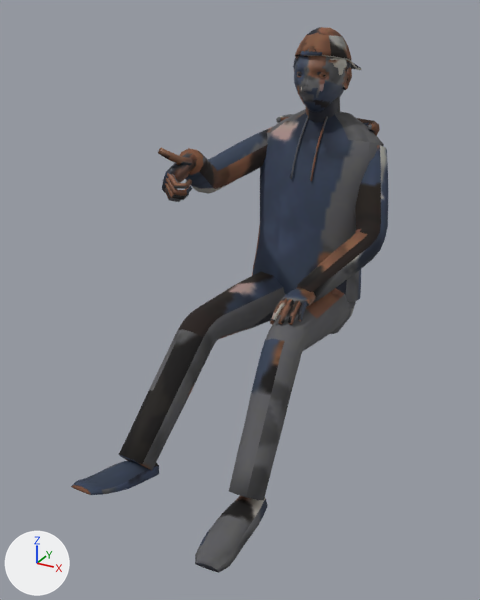
What one commit did to the glTF model assets/models/hafiz_seated.glb.
Rendered twice from a 50 mm lens placed at (0.786, -1.85, 0.862), pointed at (-0.009, -0.403, 0.139). The lights are fixed; the arrows at lower left show +X, +Y and +Z. The picture after the commit comes second. Vertices at exactly the same position are counted once.

Names of what the first picture shows: 'Hafiz', 'Head'.
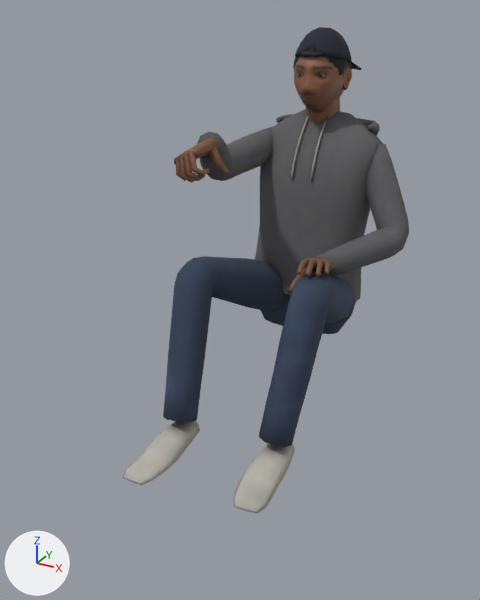
Changed parts and their boxes [x1, y1, x2, y2] in the pictures (480 x 600 px; the box of a moved part takes in the faces that stretch with it):
'Hafiz', reshaped (10% narrower, 13% shorter)
    before: [71, 97, 388, 573]
    after: [123, 97, 409, 513]
part 1 of me_hafiz, moved or reshaped
    before: [195, 496, 267, 573]
    after: [233, 443, 295, 513]
part 2 of me_hafiz, moved or reshaped
    before: [162, 152, 197, 193]
    after: [174, 137, 220, 165]
part 3 of me_hafiz, moved or reshaped
    before: [167, 173, 192, 189]
    after: [188, 152, 210, 176]
part 4 of me_hafiz, moved or reshaped
    before: [166, 178, 192, 196]
    after: [184, 155, 205, 181]
part 5 of me_hafiz, moved or reshaped
    before: [164, 183, 189, 200]
    after: [179, 157, 195, 183]
part 6 of me_hafiz, moved or reshaped
    before: [164, 188, 181, 202]
    after: [176, 160, 185, 181]
part 7 of me_hafiz, moved or reshaped
    before: [280, 288, 316, 308]
    after: [304, 258, 333, 273]
part 8 of me_hafiz, moved or reshaped
    before: [271, 298, 288, 321]
    after: [297, 259, 310, 275]
part 9 of me_hafiz, moved or reshaped
    before: [278, 299, 295, 325]
    after: [306, 259, 317, 277]
part 10 of me_hafiz, moved or reshaped
    before: [288, 301, 301, 325]
    after: [316, 260, 324, 277]
part 11 of me_hafiz, moved or reshaped
    before: [298, 302, 307, 322]
    after: [325, 261, 330, 275]
part 12 of me_hafiz, moved or reshaped
    before: [270, 307, 284, 325]
    after: [288, 267, 313, 293]
part 13 of me_hafiz, moved or reshaped
    before: [71, 145, 388, 501]
    after: [123, 144, 409, 485]
part 14 of me_hafiz, moved or reshaped
    before: [158, 127, 272, 194]
    after: [197, 127, 273, 181]
part 15 of me_hafiz, surface changed
    before: [71, 97, 388, 573]
    after: [123, 97, 409, 513]
part 16 of me_head, surface changed
    both: [293, 27, 362, 112]

Patch to the scene script:
```diff
--- a/assets/models/hafiz_seated.glb.py
+++ b/assets/models/hafiz_seated.glb.py
@@ me_hafiz @@
-me_hafiz.from_pydata(...)  # 1789 vertices, 3430 faces; spans x -0.298..0.265, y -0.948..0.248, z -0.331..0.672
+me_hafiz.from_pydata(...)  # 1789 vertices, 3430 faces; spans x -0.238..0.323, y -0.765..0.248, z -0.262..0.672
+# me_hafiz part 1: the loose piece of 112 vertices spanning x 0.105..0.21, y -0.887..-0.61, z -0.331..-0.282 is multiplied about its middle by the matrix ((0.992, -0.037, 0.004), (0.038, 0.988, -0.092), (0.0, 0.092, 0.989)), then moved by (0.005, 0.164, 0.057)
+# me_hafiz part 2: the loose piece of 34 vertices spanning x -0.198..-0.137, y -0.501..-0.382, z 0.427..0.523 is multiplied about its middle by the matrix ((0.858, -0.129, 0.497), (0.059, 0.986, 0.153), (-0.51, -0.102, 0.854)), then moved by (0.072, -0.025, 0.063)
+# me_hafiz part 3: the loose piece of 21 vertices spanning x -0.167..-0.103, y -0.517..-0.474, z 0.453..0.491 is multiplied about its middle by the matrix ((0.858, -0.129, 0.497), (0.059, 0.986, 0.153), (-0.51, -0.102, 0.854)), then moved by (0.073, -0.022, 0.052)
+# me_hafiz part 4: the loose piece of 21 vertices spanning x -0.176..-0.11, y -0.511..-0.464, z 0.432..0.477 is multiplied about its middle by the matrix ((0.858, -0.129, 0.497), (0.059, 0.986, 0.153), (-0.51, -0.102, 0.854)), then moved by (0.065, -0.026, 0.058)
+# me_hafiz part 5: the loose piece of 21 vertices spanning x -0.185..-0.127, y -0.502..-0.456, z 0.416..0.461 is multiplied about its middle by the matrix ((0.858, -0.129, 0.497), (0.059, 0.986, 0.153), (-0.51, -0.102, 0.854)), then moved by (0.057, -0.029, 0.066)
+# me_hafiz part 6: the loose piece of 21 vertices spanning x -0.193..-0.148, y -0.491..-0.453, z 0.407..0.447 is multiplied about its middle by the matrix ((0.858, -0.129, 0.497), (0.059, 0.986, 0.153), (-0.51, -0.102, 0.854)), then moved by (0.053, -0.032, 0.074)
+# me_hafiz part 7: the loose piece of 34 vertices spanning x 0.075..0.161, y -0.338..-0.23, z 0.1..0.144 is multiplied about its middle by the matrix ((0.986, -0.14, -0.086), (0.16, 0.934, 0.319), (0.035, -0.329, 0.944)), then moved by (0.037, 0.032, 0.094)
+# me_hafiz part 8: the loose piece of 21 vertices spanning x 0.085..0.103, y -0.411..-0.329, z 0.099..0.141 is multiplied about its middle by the matrix ((0.986, -0.14, -0.086), (0.16, 0.934, 0.319), (0.035, -0.329, 0.944)), then moved by (0.05, 0.033, 0.122)
+# me_hafiz part 9: the loose piece of 21 vertices spanning x 0.103..0.124, y -0.415..-0.327, z 0.096..0.141 is multiplied about its middle by the matrix ((0.986, -0.14, -0.086), (0.16, 0.934, 0.319), (0.035, -0.329, 0.944)), then moved by (0.05, 0.035, 0.123)
+# me_hafiz part 10: the loose piece of 21 vertices spanning x 0.123..0.148, y -0.407..-0.325, z 0.098..0.141 is multiplied about its middle by the matrix ((0.986, -0.14, -0.086), (0.16, 0.934, 0.319), (0.035, -0.329, 0.944)), then moved by (0.049, 0.039, 0.122)
+# me_hafiz part 11: the loose piece of 21 vertices spanning x 0.14..0.166, y -0.389..-0.323, z 0.104..0.14 is multiplied about its middle by the matrix ((0.986, -0.14, -0.086), (0.16, 0.934, 0.319), (0.035, -0.329, 0.944)), then moved by (0.047, 0.042, 0.119)
+# me_hafiz part 12: the loose piece of 21 vertices spanning x 0.046..0.1, y -0.338..-0.254, z 0.044..0.125 is multiplied about its middle by the matrix ((0.986, -0.14, -0.086), (0.16, 0.934, 0.319), (0.035, -0.329, 0.944)), then moved by (0.043, 0.013, 0.099)
+# me_hafiz part 13: 476 of 1789 vertices moved; they spanned x -0.178..0.265, y -0.948..0.15, z -0.298..0.493 and now span x -0.219..0.323, y -0.765..0.154, z -0.262..0.496; mean shift (0.011, 0.086, 0.037); largest move (0.191, -0.679, -0.253) -> (0.05, 0.051, 0.073)
+# me_hafiz part 14: 142 of 1789 vertices moved; they spanned x -0.298..-0.114, y -0.513..0.129, z 0.35..0.55 and now span x -0.238..-0.032, y -0.462..0.116, z 0.399..0.58; mean shift (0.06, -0.01, 0.032); largest move (-0.182, -0.5, 0.546) -> (-0.044, -0.404, 0.481)
+# me_hafiz part 15: 3365 kept faces spanning x -0.238..0.323, y -0.765..0.248, z -0.262..0.672 get new texture (UV) coordinates
 me_hafiz.materials.append(mat_cloth)
@@ me_head @@
 me_head.from_pydata(...)  # 2117 vertices, 3996 faces; spans x -0.086..0.086, y -0.122..0.178, z -0.051..0.186
+# me_head part 16: texture (UV) coordinates of 3996 of 3996 faces, centred in x -0.084..0.084, y -0.121..0.176, z -0.051..0.186, changed; they spanned u 0.01..0.99, v 0.01..0.99 and now span u 0.01..0.99, v 0.01..0.99
 me_head.materials.append(mat_cloth)
```
